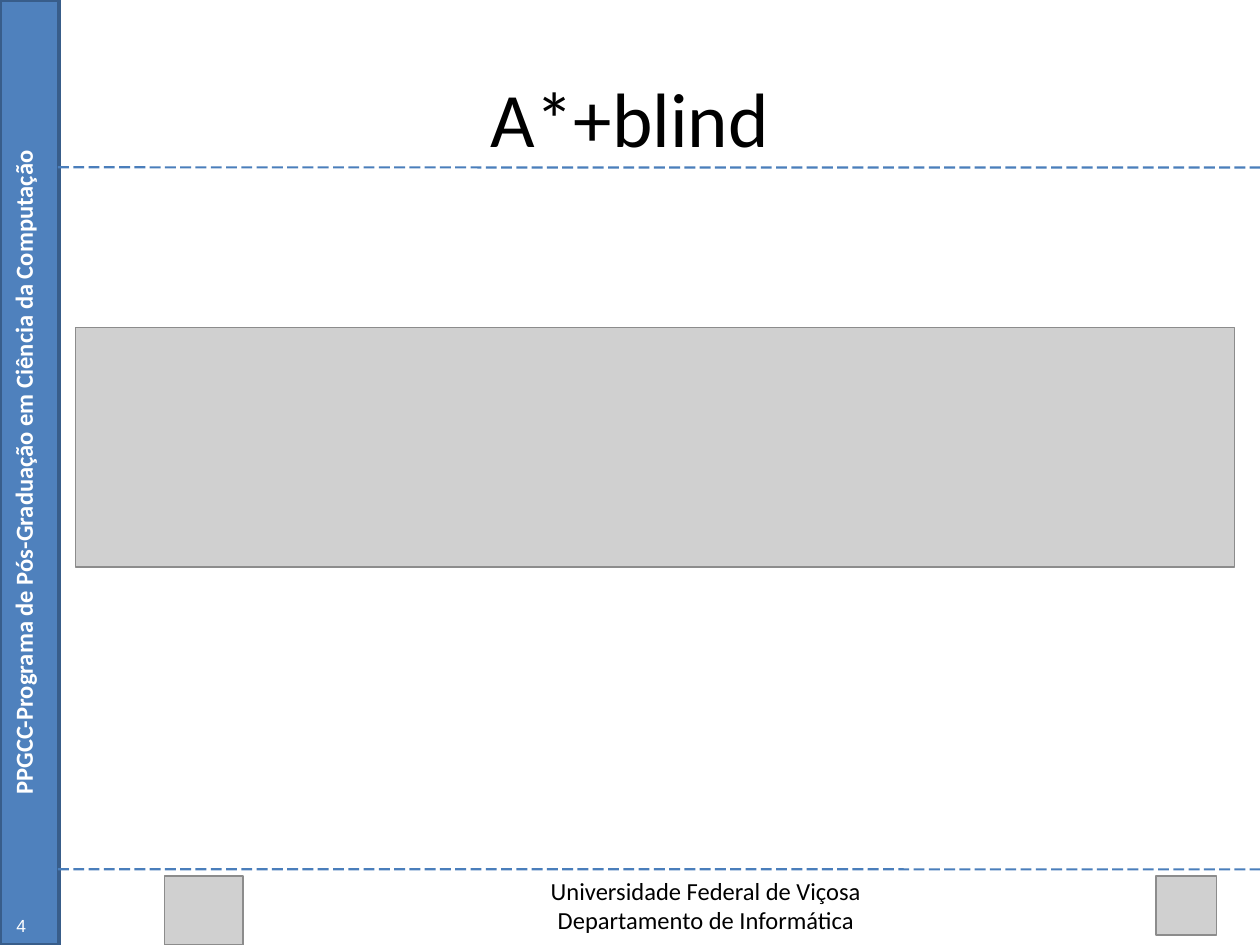
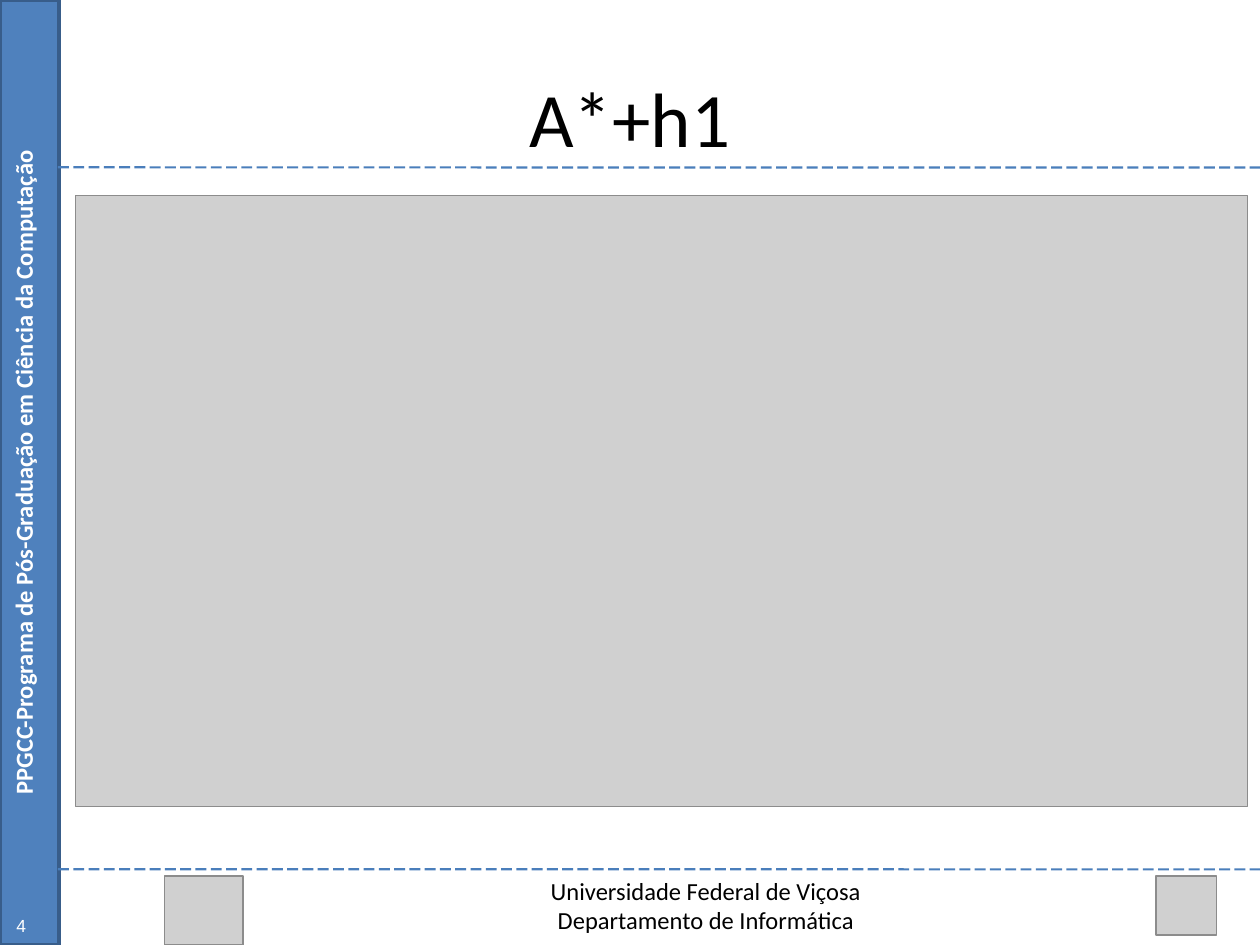
Before and after one commit to Marvinsky/research-marvin, a slide deck: slide 7 of latex/odp/dissertation_v5.odp. Drawn at 1260x945 pixels with LibreOffice and Linux fonts; fonts in the diff are those of the drawing; grey boxes stand for pictures. Boxes give left, top, right and bottom in pixels: in the first picture for what was removed or moved away, otherwise in the second. Text is boxed around its words. In the diff, an @@ line names an element or a change of style, - is before the commit and + after.

```diff
--- a/latex/odp/dissertation_v5.odp
+++ b/latex/odp/dissertation_v5.odp
@@ text at (x1=529, y1=92, x2=730, y2=147): text changed @@
-A*+blind
+A*+h1
@@ picture resized from (x1=76, y1=328, x2=1235, y2=567) to (x1=76, y1=195, x2=1247, y2=806) @@
```
Also in this commit, not shown: 12 other slides changed, 4 slides removed.
